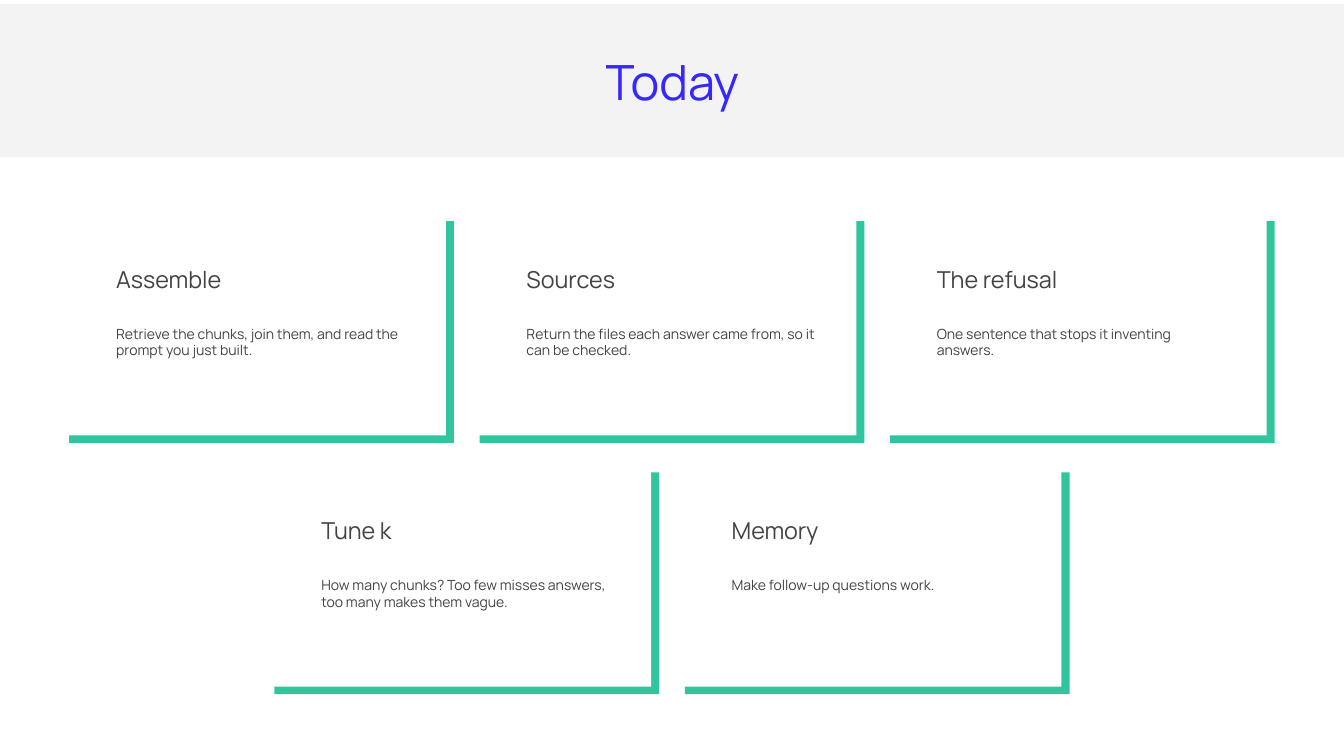
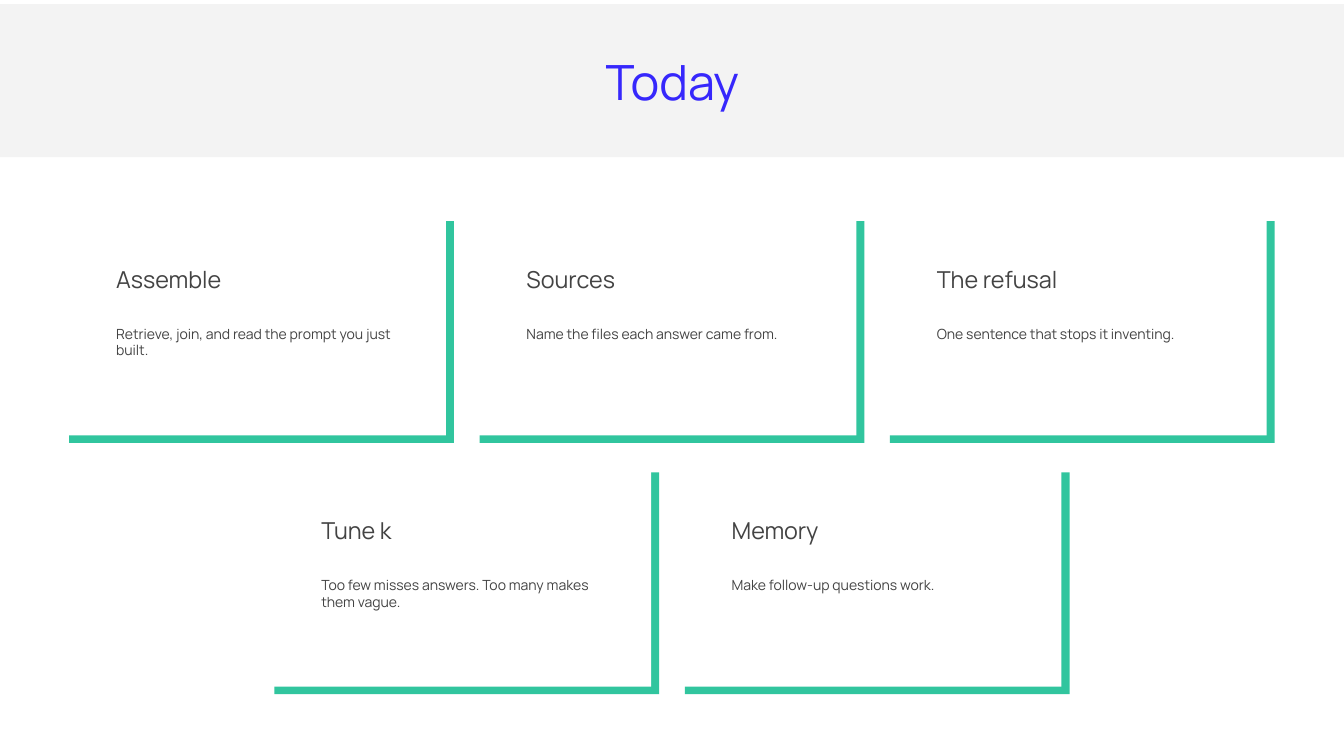
Before and after one commit to ArtyoMKo/tumo_month_workshop, a slide deck: slide 3 of slides/Lesson 5 - Building the RAG Assistant.pptx. Drawn at 1344x756 pixels with LibreOffice and Linux fonts; fonts in the diff are those of the drawing. Boxes give left, top, right and bottom in pixels: in the first picture for what was removed or moved away, otherwise in the second. Text is boxed around its words. In the diff, an @@ line names an element or a change of style, - is before the commit and + after.

```diff
--- a/slides/Lesson 5 - Building the RAG Assistant.pptx
+++ b/slides/Lesson 5 - Building the RAG Assistant.pptx
@@ text at <box>116,329,391,355</box>: text changed @@
-Retrieve the chunks, join them, and read the prompt you just built.
+Retrieve, join, and read the prompt you just built.
@@ text at <box>526,328,778,339</box>: text changed @@
-Return the files each answer came from, so it can be checked.
+Name the files each answer came from.
@@ text at <box>937,328,1175,343</box>: text changed @@
-One sentence that stops it inventing answers.
+One sentence that stops it inventing.
@@ text at <box>321,579,589,611</box>: text changed @@
-How many chunks? Too few misses answers, too many makes them vague.
+Too few misses answers. Too many makes them vague.
```
Also in this commit, not shown: 1 other slide changed, 2 other files.
